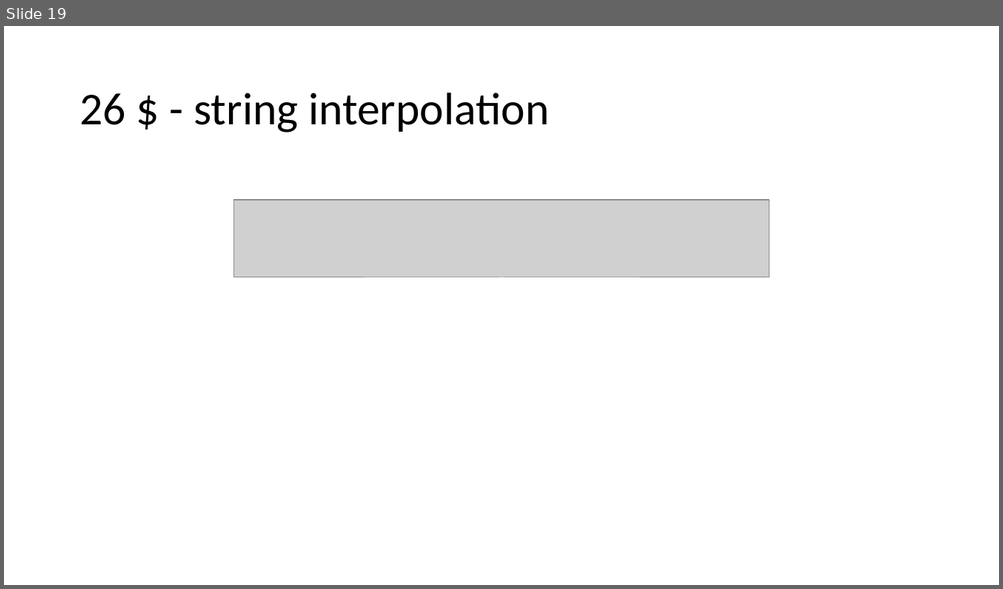
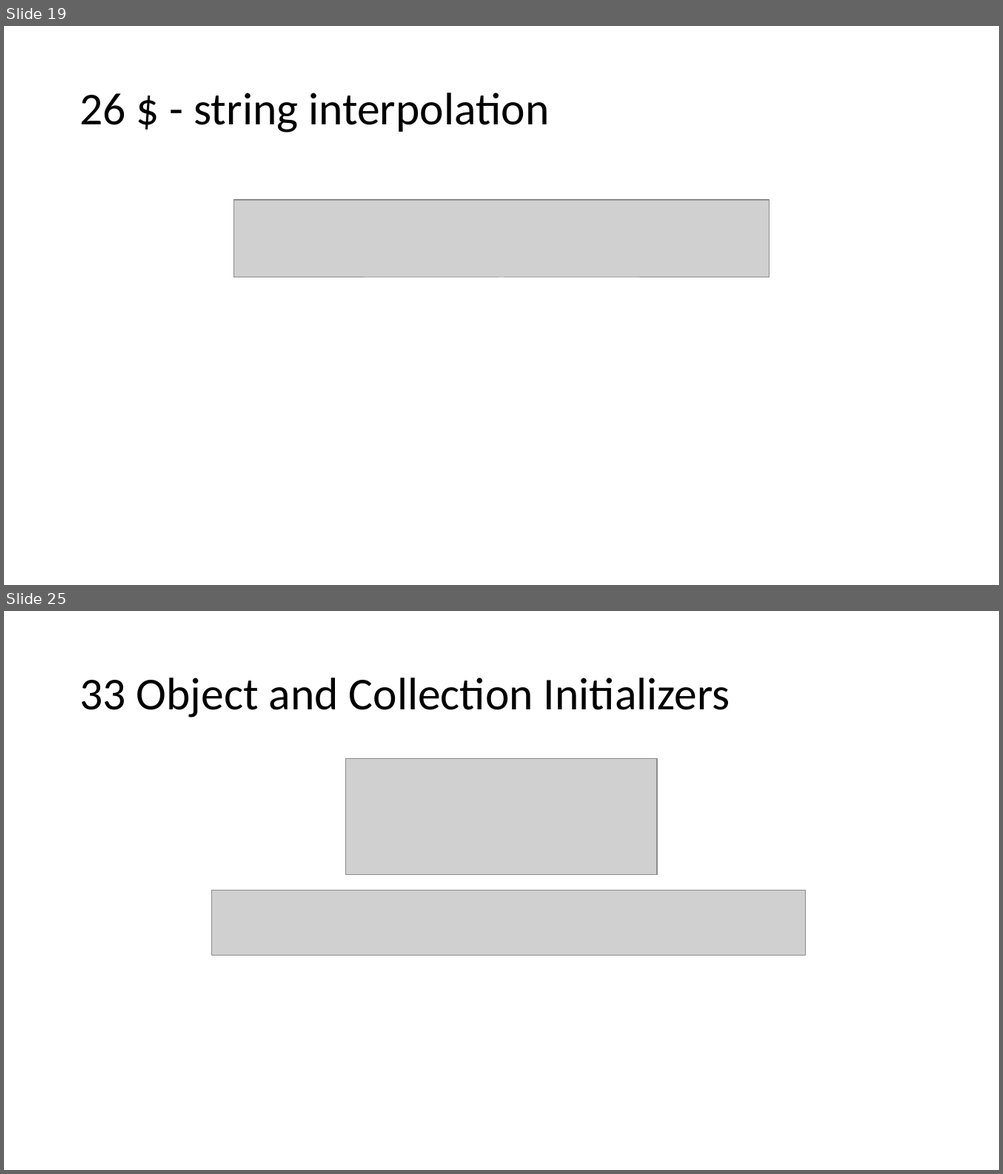
Before and after one commit to KeaganErasmus/BCDE222-C-, a slide deck: Assessment1/Assessment1.pptx. Shown one above the other, each under a label of ours: slide 19 before the commit, slides 19 and 25 after it; the slides between them are not shown. The pictures are 1003x589 and 1003x1174 pixels, drawn with LibreOffice and Linux fonts; fonts in the diff are those of the drawing; grey boxes stand for pictures. Boxes give left, top, right and bottom in pixels: in the first picture for what was removed or moved away, otherwise in the second. Text is boxed around its words. In the diff, an @@ line names an element or a change of style, - is before the commit and + after.

```diff
--- a/Assessment1/Assessment1.pptx
+++ b/Assessment1/Assessment1.pptx
@@ slide 25 added at (x1=4, y1=611, x2=999, y2=1170), background #FFFFFF @@
@@ title added at (x1=79, y1=678, x2=730, y2=718), 44 pt, text #000000 @@
+33 Object and Collection Initializers
@@ picture added at (x1=346, y1=759, x2=657, y2=875) @@
@@ picture added at (x1=211, y1=891, x2=805, y2=955) @@
```
Also in this commit, not shown: 5 slides changed, 9 other slides added, 7 other files.
